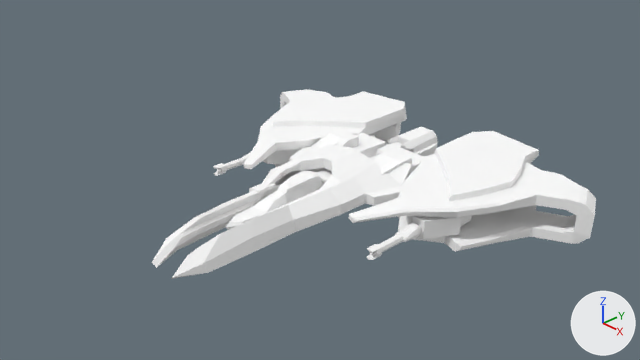
What one commit did to the Blender file data/MODEL/SmallEnemy/SmallEnemy.blend.
One viewpoint serves both versions: the file's camera 'Camera'. The lights are fixed; the arrows at lower right show +X, +Y and +Z.

Script lines for the objects in view, before the commit:
```python
me_untitled_007 = bpy.data.meshes.new('Untitled.007')
me_untitled_007.from_pydata(...)  # 1202 vertices, 1215 faces; spans x -4.55..4.55, y -0.51..0.68, z -4.88..3.12
# faces by material slot: [224, 98, 50, 296, 75, 204, 128, 140]
me_untitled_007.materials.append(mat_08_gun)  # its picture is missing
me_untitled_007.materials.append(mat_07_booster)  # its picture is missing
me_untitled_007.materials.append(mat_06_boosterplug)  # its picture is missing
me_untitled_007.materials.append(mat_05_wings)  # its picture is missing
me_untitled_007.materials.append(mat_04_twinchassy)  # its picture is missing
me_untitled_007.materials.append(mat_03_corechassy)  # its picture is missing
me_untitled_007.materials.append(mat_01_cockpit)  # its picture is missing
me_untitled_007.materials.append(mat_02_cockpitextension)  # its picture is missing
ob_08_gun = bpy.data.objects.new('08_Gun', me_untitled_007)
ob_08_gun.location = (0.0, 0.0, 0.0)
ob_08_gun.rotation_euler = (1.571, 0.0, 0.0)  # degrees (90, 0, 0)
ob_08_gun.scale = (0.8, 0.8, 0.8)
```
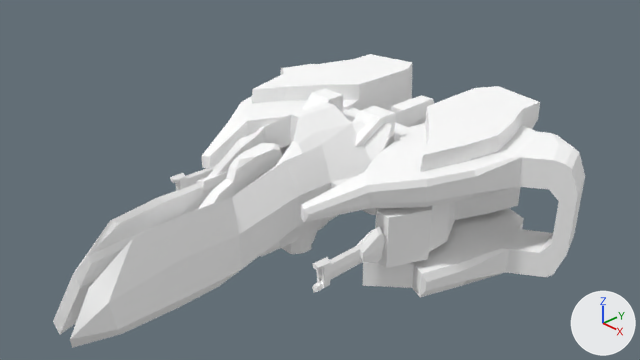
Where the newer file only moved an object's origin or applied its transform, the numbers keep the older frame.

Changed parts and their boxes [x1, y1, x2, y2] in the pictures (640 x 360 px; the box of a moved part takes in the faces that stretch with it):
'08_Gun', reshaped (20% wider, 54% taller)
    before: [152, 89, 596, 279]
    after: [53, 54, 585, 348]
part 1 of me_untitled_007, moved or reshaped
    before: [367, 223, 421, 260]
    after: [312, 227, 385, 293]
part 2 of me_untitled_007, moved or reshaped
    before: [387, 127, 438, 156]
    after: [385, 95, 434, 127]
part 3 of me_untitled_007, moved or reshaped
    before: [377, 142, 402, 155]
    after: [363, 208, 376, 215]
part 4 of me_untitled_007, moved or reshaped
    before: [243, 89, 407, 169]
    after: [202, 54, 412, 169]
part 5 of me_untitled_007, moved or reshaped
    before: [349, 131, 596, 252]
    after: [301, 86, 585, 297]
part 6 of me_untitled_007, moved or reshaped
    before: [249, 168, 326, 203]
    after: [197, 172, 275, 257]
part 7 of me_untitled_007, moved or reshaped
    before: [263, 122, 472, 239]
    after: [282, 89, 521, 268]
part 8 of me_untitled_007, moved or reshaped
    before: [226, 171, 323, 230]
    after: [198, 143, 338, 253]
part 9 of me_untitled_007, moved or reshaped
    before: [152, 132, 412, 279]
    after: [53, 102, 392, 348]
part 10 of me_untitled_007, moved or reshaped
    before: [214, 152, 251, 176]
    after: [170, 164, 218, 191]

The change in detail:
me_untitled_007 has 1202 vertices, 1215 faces and spans x -4.55..4.55, y -0.51..0.68, z -4.88..3.12.
me_untitled_007 is used by ob_08_gun; location (0.0, 0.0, 0.0); rotation (1.571, 0.0, 0.0), in degrees (90, 0, 0); scale (0.8, 0.8, 0.8).
me_untitled_007 part 1: the loose piece of 106 vertices spanning x 2.17..2.45, y -0.14..0.12, z -1.12..0.31 is scaled about its middle by (0.937, 2.75, 1.25), then moved by (-0.14, -0.02, 1.01).
me_untitled_007 part 2: the loose piece of 98 vertices spanning x -0.41..0.41, y -0.51..0.46, z -4.13..-3.01 is scaled about its middle by (0.937, 2.75, 1.25), then moved by (0.0, -0.04, 0.21).
me_untitled_007 part 3: the loose piece of 52 vertices spanning x -0.43..0.43, y -0.4..0.37, z -3.26..-2.54 is scaled about its middle by (0.937, 2.75, 1.25), then moved by (0.0, -0.02, 0.38).
me_untitled_007 part 4: the loose piece of 148 vertices spanning x -4.55..-0.91, y -0.47..0.59, z -4.88..0.02 is scaled about its middle by (0.937, 2.75, 1.25), then moved by (0.17, 0.11, 0.5).
me_untitled_007 part 5: the loose piece of 148 vertices spanning x 0.91..4.55, y -0.47..0.59, z -4.88..0.02 is scaled about its middle by (0.937, 2.75, 1.25), then moved by (-0.17, 0.11, 0.5).
me_untitled_007 part 6: the loose piece of 76 vertices spanning x -1.5..-0.28, y -0.49..0.37, z -2.03..0.65 is scaled about its middle by (0.937, 2.75, 1.25), then moved by (0.06, -0.1, 0.94).
me_untitled_007 part 7: the loose piece of 204 vertices spanning x -2.81..2.81, y -0.36..0.64, z -4.71..-0.65 is scaled about its middle by (0.937, 2.75, 1.25), then moved by (0.0, 0.24, 0.44).
me_untitled_007 part 8: the loose piece of 126 vertices spanning x -0.48..0.48, y -0.2..0.53, z -1.68..1.72 is scaled about its middle by (0.937, 2.75, 1.25), then moved by (0.0, 0.29, 1.11).
me_untitled_007 part 9: the loose piece of 138 vertices spanning x -1.52..1.52, y -0.25..0.68, z -2.13..3.12 is scaled about its middle by (0.937, 2.75, 1.25), then moved by (0.0, 0.37, 1.23).
me_untitled_007 part 10: the loose piece of 106 vertices spanning x -2.45..-2.17, y -0.12..0.14, z -1.12..0.31 is scaled about its middle by (0.937, 2.75, 1.25), then moved by (0.14, 0.02, 1.01).
